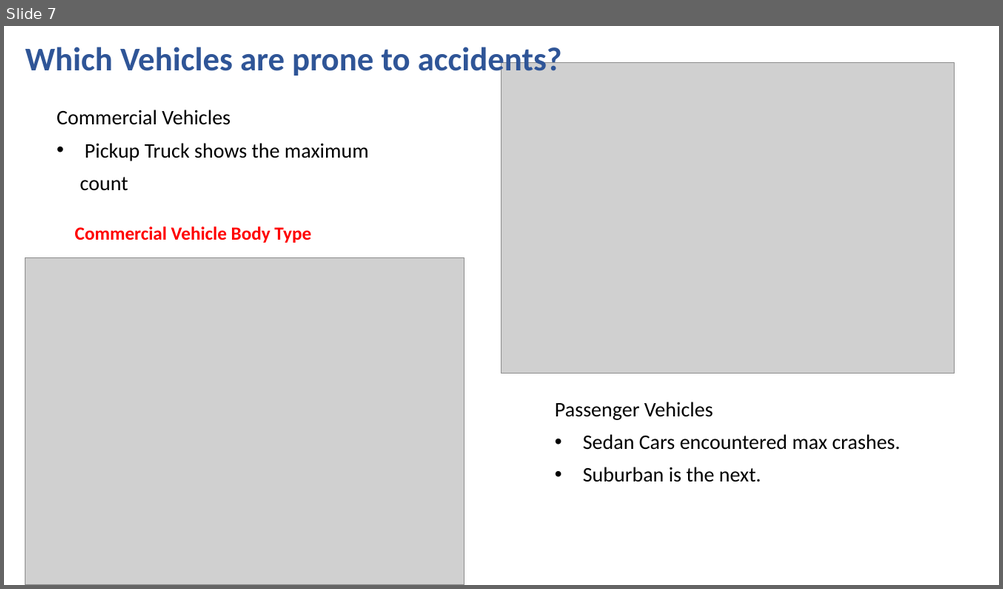
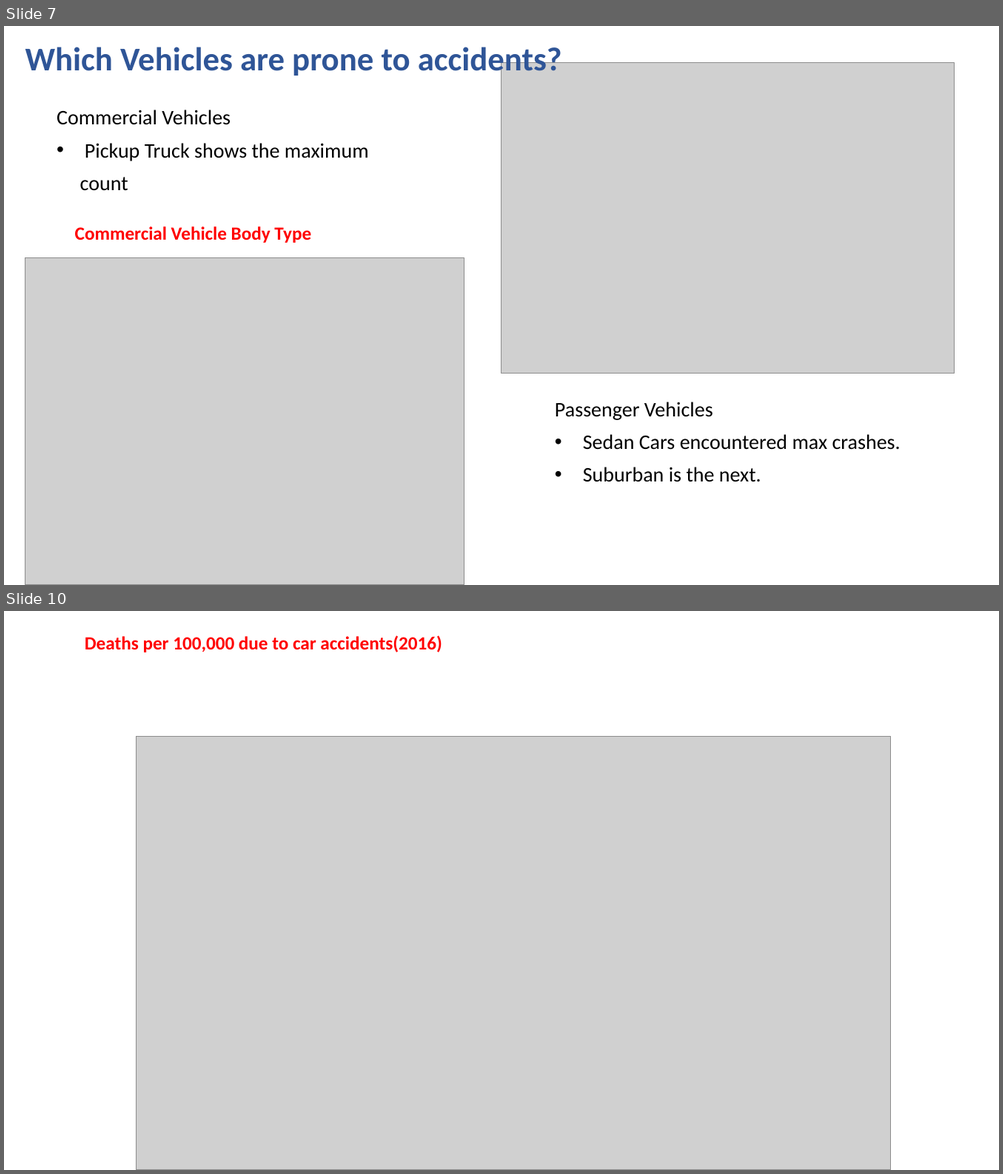
Before and after one commit to Niharika17S/Rutgers-project1, a slide deck: Analysis of Motor Vehicle Crashes.pptx. Shown one above the other, each under a label of ours: slide 7 before the commit, slides 7 and 10 after it; the slides between them are not shown. The pictures are 1003x589 and 1003x1174 pixels, drawn with LibreOffice and Linux fonts; fonts in the diff are those of the drawing; grey boxes stand for pictures. Boxes give left, top, right and bottom in pixels: in the first picture for what was removed or moved away, otherwise in the second. Text is boxed around its words. In the diff, an @@ line names an element or a change of style, - is before the commit and + after.

```diff
--- a/Analysis of Motor Vehicle Crashes.pptx
+++ b/Analysis of Motor Vehicle Crashes.pptx
@@ slide 10 added at [4, 611, 999, 1170], background #FFFFFF @@
@@ text added at [85, 635, 442, 652], 18 pt, text #FF0000, bold @@
+Deaths per 100,000 due to car accidents(2016)
@@ picture added at [136, 736, 891, 1170] @@
```
Also in this commit, not shown: 1 slide changed, 4 other slides added.
